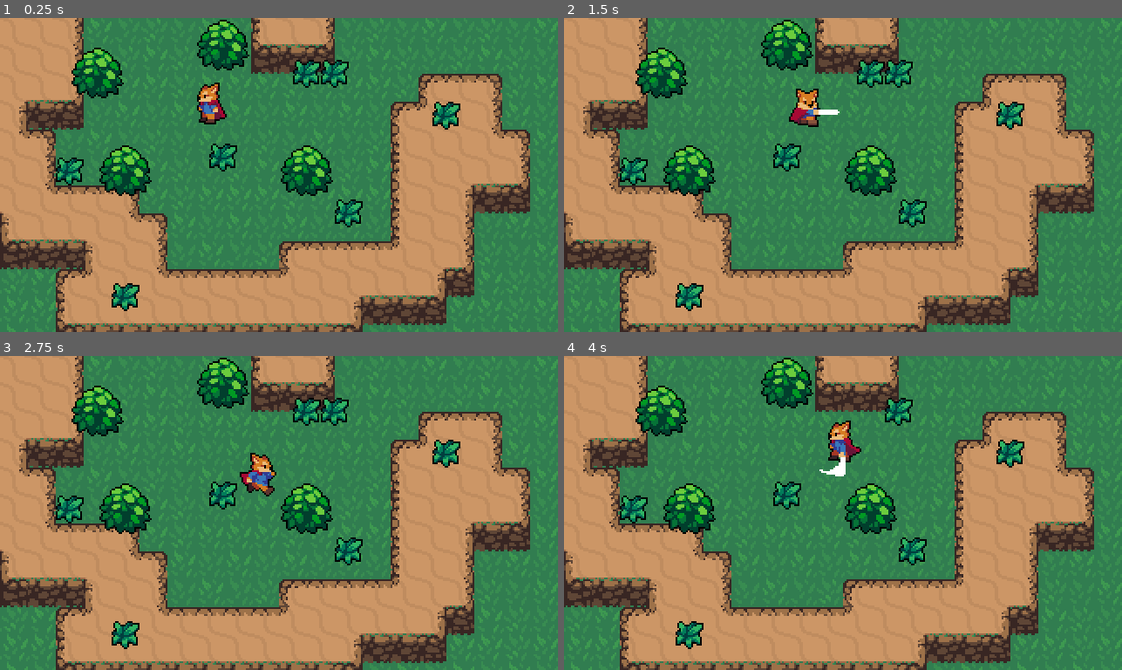
Above: before the commit, frames 1-4 (two rows, left to right).
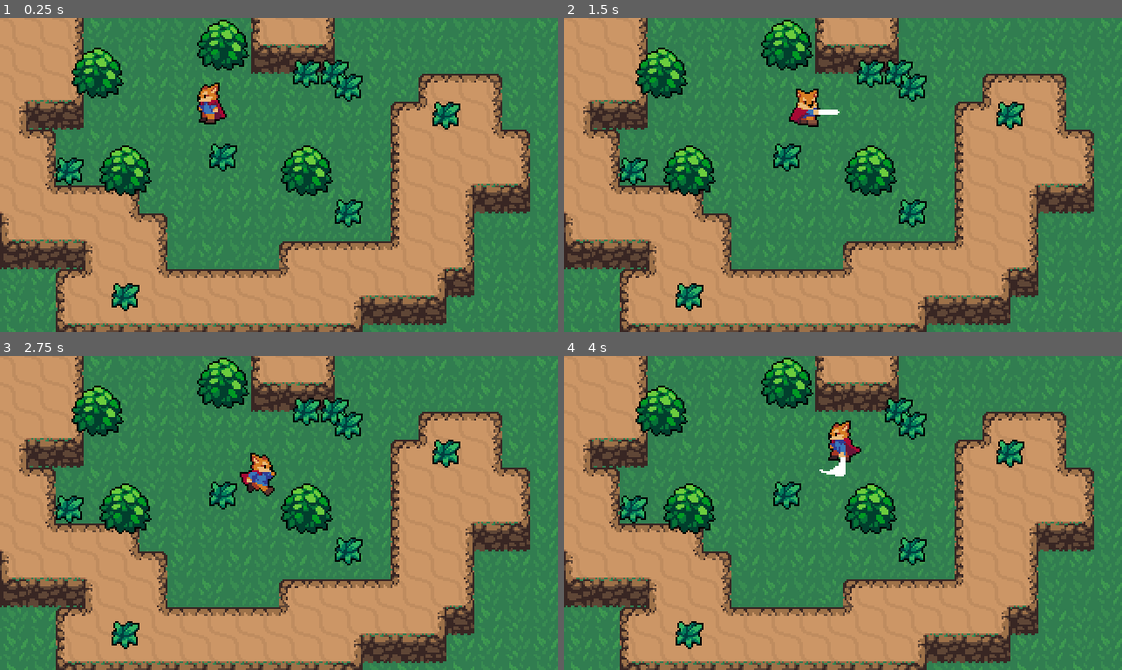
Above: after the commit, the same moments.

Repository: baifengxiao/myRPG
Game: Godot game, scene res://world.tscn
Two runs of this game, one before a commit and one after it. Both use one fixed random seed, a clock stepped at 60 frames per second and the inputs below.
Inputs:
- Up to frame 1 (0.25 s): no input
- Up to frame 2 (1.5 s): tap Enter at 0.5 s; hold Right (ui_right) 0.53-1.28 s; tap J (attack) at 0.6, 1.35 s; hold Down (ui_down) from 1.28 s (still down)
- Up to frame 3 (2.75 s): release Down (ui_down) at 2.03 s; hold Right (ui_right) from 2.03 s (still down); tap J (attack) at 2.1 s
- Up to frame 4 (4 s): release Right (ui_right) at 2.78 s; hold Up (ui_up) 2.78-3.53 s; tap J (attack) at 2.85, 3.6 s; hold Left (ui_left) from 3.53 s (still down)

The runs differ from the first frame. In frame 1, 0.3% of the frame differs, in the area x 60-65%, y 17-27%; in frame 2, 0.3%; in frame 3, 0.3%; in frame 4, 0.3%.

Commit message:
补完近战攻击的碰撞层级

Diff:
--- a/Hurtbox&Hitbox/hitbox.tscn
+++ b/Hurtbox&Hitbox/hitbox.tscn
@@ -1,5 +1,7 @@
 [gd_scene format=3 uid="uid://jw77yms8der4"]
 
 [node name="Hitbox" type="Area2D"]
+collision_layer = 8
+collision_mask = 0
 
 [node name="CollisionShape2D" type="CollisionShape2D" parent="."]
--- a/Hurtbox&Hitbox/hurtbox.tscn
+++ b/Hurtbox&Hitbox/hurtbox.tscn
@@ -1,5 +1,7 @@
 [gd_scene format=3 uid="uid://ce21sjmc7nbof"]
 
 [node name="Hurtbox" type="Area2D"]
+collision_layer = 0
+collision_mask = 8
 
 [node name="CollisionShape2D" type="CollisionShape2D" parent="."]
--- a/Player/player.tscn
+++ b/Player/player.tscn
@@ -515,6 +515,7 @@
 [sub_resource type="CapsuleShape2D" id="CapsuleShape2D_mqdvu"]
 
 [node name="Player" type="CharacterBody2D"]
+collision_layer = 2
 script = ExtResource("1_wkf4e")
 
 [node name="Sprite2D" type="Sprite2D" parent="."]
@@ -549,6 +550,7 @@
 
 [node name="SwordHitBox" parent="HitboxPivot" instance=ExtResource("3_nrqmu")]
 position = Vector2(15, 0)
+collision_mask = 8
 
 [node name="CollisionShape2D" parent="HitboxPivot/SwordHitBox" index="0"]
 shape = SubResource("CapsuleShape2D_mqdvu")
--- a/World/Grass.tscn
+++ b/World/Grass.tscn
@@ -16,6 +16,7 @@
 metadata/_edit_group_ = true
 
 [node name="Hurtbox" parent="." instance=ExtResource("3_5tmh1")]
+collision_mask = 8
 
 [node name="CollisionShape2D" parent="Hurtbox" index="0"]
 position = Vector2(8, 8)
--- a/project.godot
+++ b/project.godot
@@ -32,6 +32,13 @@
 ]
 }
 
+[layer_names]
+
+2d_physics/layer_1="World"
+2d_physics/layer_2="Player"
+2d_physics/layer_3="PlayerHurtbox"
+2d_physics/layer_4="EnemyHurtbox"
+
 [rendering]
 
 textures/canvas_textures/default_texture_filter=0
--- a/world.tscn
+++ b/world.tscn
@@ -2368,6 +2368,7 @@
 
 [sub_resource type="TileSet" id="TileSet_wt8i8"]
 physics_layer_0/collision_layer = 1
+physics_layer_0/collision_mask = 0
 terrain_set_0/mode = 0
 terrain_set_0/terrain_0/name = "Cliff"
 terrain_set_0/terrain_0/color = Color(1, 0, 0, 1)
@@ -2432,3 +2433,6 @@
 
 [node name="Sprite2D8" parent="." instance=ExtResource("7_5fha8")]
 position = Vector2(64, 152)
+
+[node name="Sprite2D9" parent="." instance=ExtResource("7_5fha8")]
+position = Vector2(192, 32)
